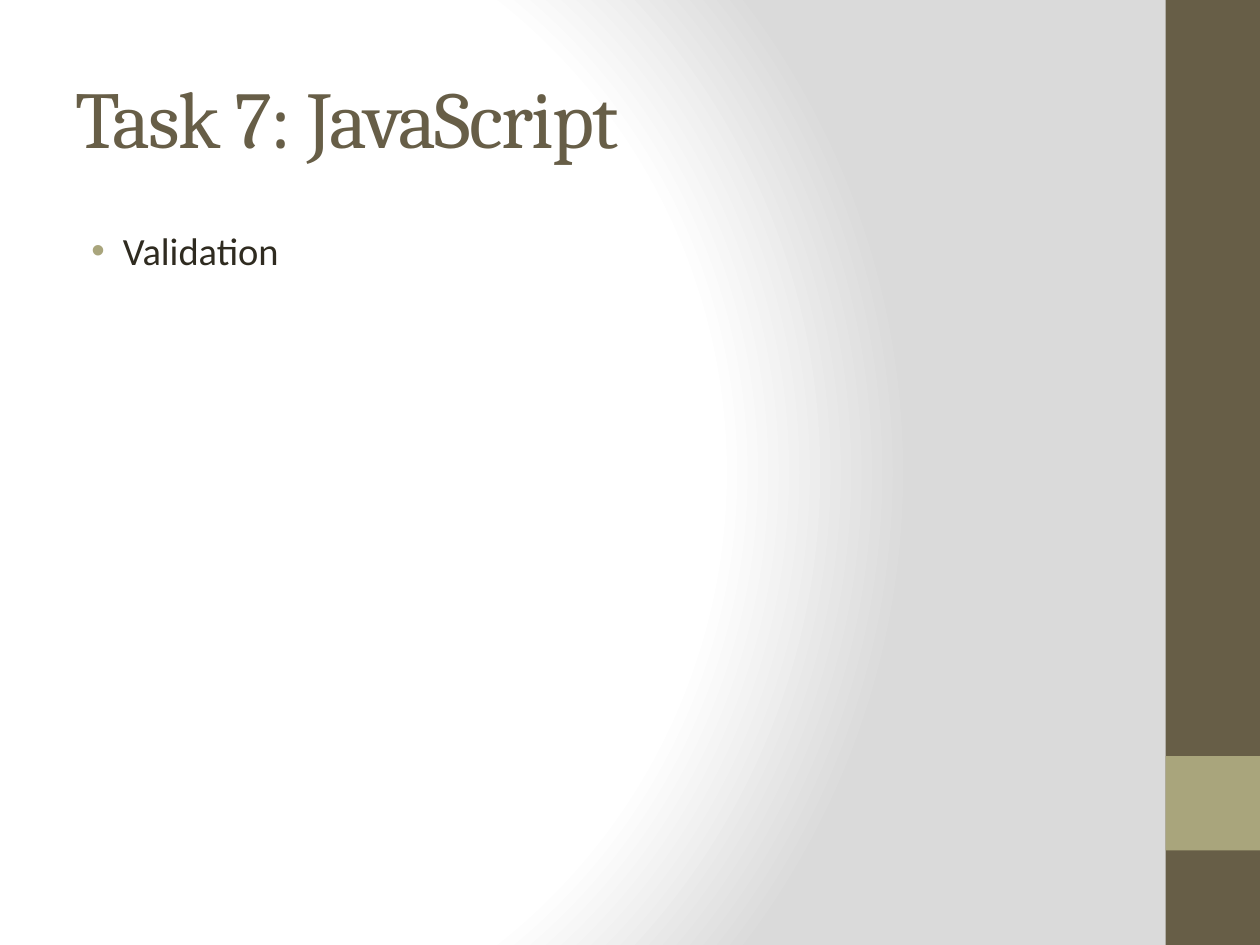
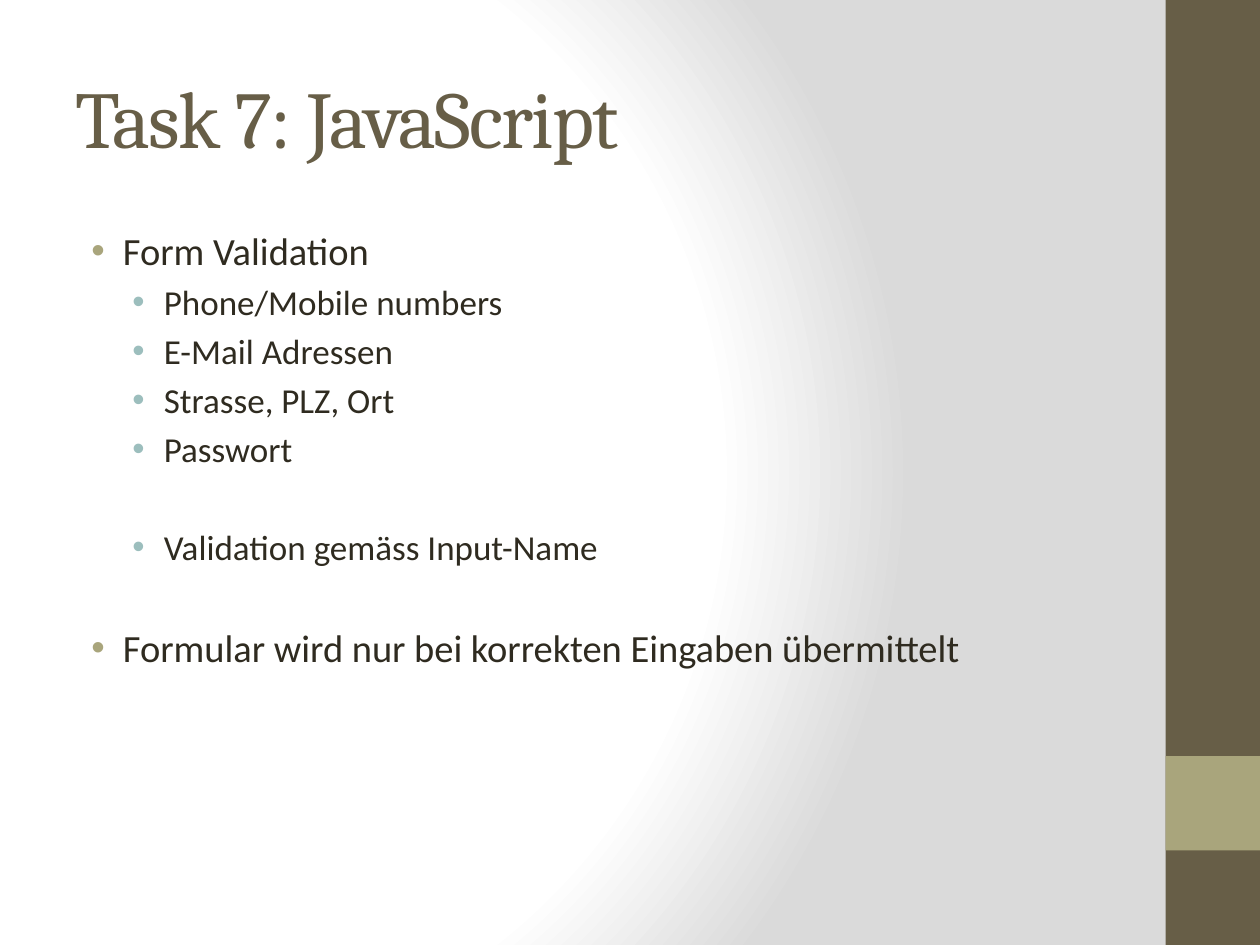
Before and after one commit to kochm8/ch.bfh.bti7054.w2014.p.beerwebshop, a slide deck: slide 9 of doc/Präsentation.pptx (slide 10 before the commit). Drawn at 1260x945 pixels with LibreOffice and Linux fonts; fonts in the diff are those of the drawing. Boxes give left, top, right and bottom in pixels: in the first picture for what was removed or moved away, otherwise in the second. Text is boxed around its words. In the diff, an @@ line names an element or a change of style, - is before the commit and + after.

```diff
--- a/doc/Präsentation.pptx
+++ b/doc/Präsentation.pptx
@@ text at (123, 238, 959, 669): text changed; size 22 to 20 pt @@
-• Validation
+• Form Validation
+  • Phone/Mobile numbers
+  • E-Mail Adressen
+  • Strasse, PLZ, Ort
+  • Passwort
+  • Validation gemäss Input-Name
+• Formular wird nur bei korrekten Eingaben übermittelt
```
Also in this commit, not shown: 8 other slides changed, 1 slide removed, 9 other files.
